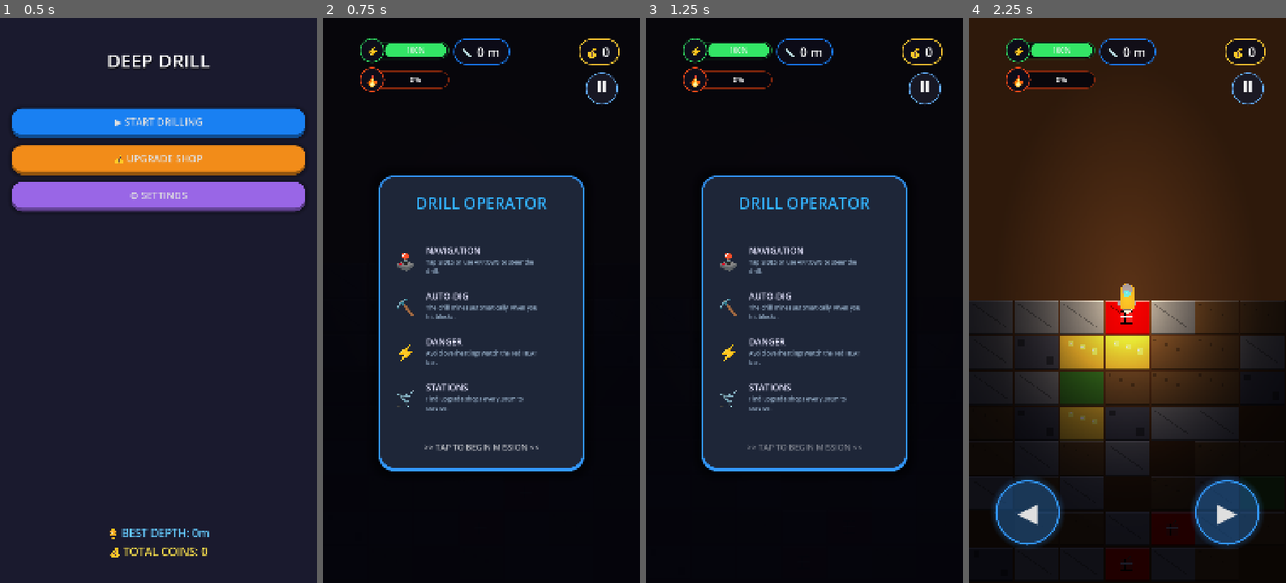
Above: before the commit, frames 1-4 (left to right).
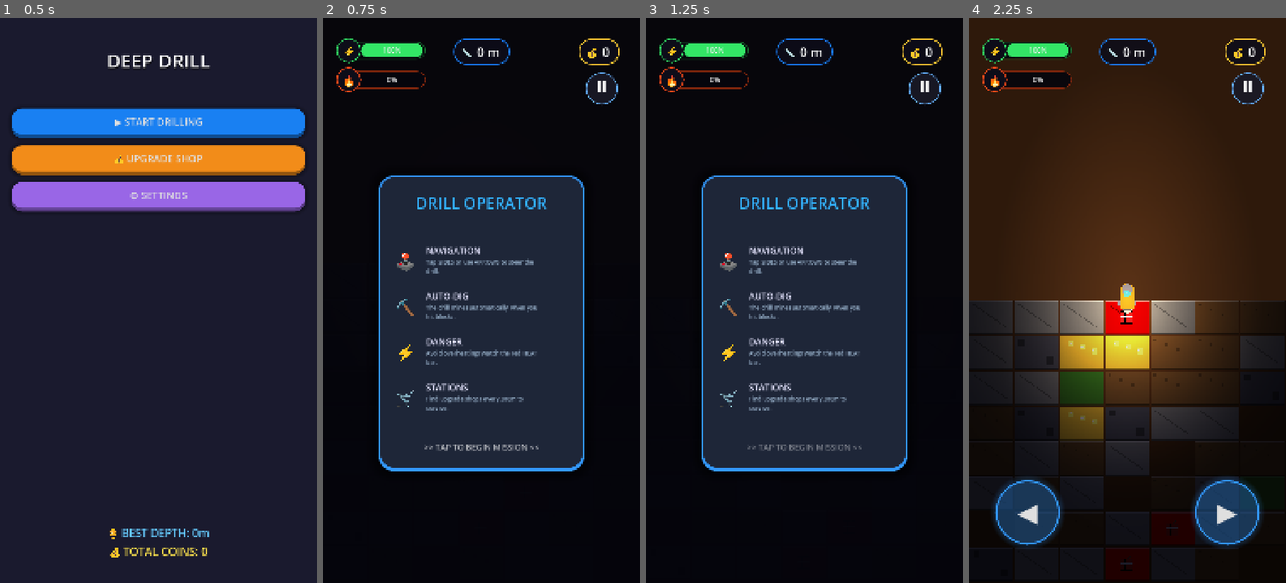
Above: after the commit, the same moments.

Repository: paolo1234/DeepDrill
Game: Godot game, scene res://scenes/main_menu.tscn
Two runs of this game, one before a commit and one after it. Both use one fixed random seed, a clock stepped at 60 frames per second and the inputs below. Sound files missing from this copy of the repository are replaced by a short silence.
Inputs:
- Up to frame 1 (0.5 s): no input
- Up to frame 2 (0.75 s): click "▶ START DRILLING" at 0.5 s
- Up to frame 3 (1.25 s): no input
- Up to frame 4 (2.25 s): click "⏸" at 1.25 s; click "RESUME MISSION" at 2 s

Frame 1 is identical in both runs. In frame 2, 1.0% of the frame differs, in the area x 4-40%, y 3-14%; in frame 3, 1.0%; in frame 4, 1.6%.

Commit message:
Fix HUD centering and bar update paths

Diff:
--- a/scripts/hud.gd
+++ b/scripts/hud.gd
@@ -4,6 +4,9 @@
 var pause_menu: Control = null
 var touch_controls: Control = null
 var consumables_vbox: VBoxContainer = null
+var safe_area: Control = null
+var heat_bar: ProgressBar = null
+var dura_bar: ProgressBar = null
 
 func set_touch_visible(p_visible: bool):
 	if touch_controls: touch_controls.visible = p_visible
@@ -18,6 +21,19 @@
 
 	for child in get_children():
 		child.queue_free()
+
+	# Create a centered safe area for all UI
+	safe_area = Control.new()
+	safe_area.name = "SafeContainer"
+	safe_area.set_anchors_preset(Control.PRESET_CENTER_TOP)
+	safe_area.anchor_bottom = 1.0
+	safe_area.offset_left = -540
+	safe_area.offset_right = 540
+	safe_area.offset_top = 0
+	safe_area.offset_bottom = 0
+	safe_area.grow_horizontal = Control.GROW_DIRECTION_BOTH
+	safe_area.grow_vertical = Control.GROW_DIRECTION_BOTH
+	add_child(safe_area)
 
 	gs = get_node("/root/GameState")
 	if gs:
@@ -39,19 +55,19 @@
 func _setup_hud():
 	# 1. DEPTH PILL (TOP CENTER)
 	var depth_pill = _create_pill("DepthPill", Vector2(540, 80), Color(0.1, 0.5, 1.0), "📏", "0 m")
-	add_child(depth_pill)
+	safe_area.add_child(depth_pill)
 	# Force center align using pivot
 	depth_pill.position = Vector2(540 - depth_pill.size.x / 2, 70)
 
 	# 2. COINS PILL (TOP RIGHT)
 	var coin_pill = _create_pill("CoinPill", Vector2(1010, 80), Color(1.0, 0.8, 0.2), "💰", "0")
-	add_child(coin_pill)
+	safe_area.add_child(coin_pill)
 	# Align to right edge with 70px margin
 	coin_pill.position = Vector2(1010 - coin_pill.size.x, 70)
 
 	# 3. STATUS BARS (TOP LEFT)
-	_create_status_bar("DuraBar", Vector2(150, 80), Color(0.2, 0.9, 0.4), "⚡")
-	_create_status_bar("HeatBar", Vector2(150, 180), Color(1.0, 0.3, 0.1), "🔥")
+	dura_bar = _create_status_bar("DuraBar", Vector2(70, 80), Color(0.2, 0.9, 0.4), "⚡")
+	heat_bar = _create_status_bar("HeatBar", Vector2(70, 180), Color(1.0, 0.3, 0.1), "🔥")
 
 	# 4. PAUSE BUTTON (TOP RIGHT)
 	_create_premium_pause_btn(Vector2(950, 240))
@@ -63,7 +79,7 @@
 	consumables_vbox = VBoxContainer.new()
 	consumables_vbox.position = Vector2(910, 400) # Below pause button
 	consumables_vbox.add_theme_constant_override("separation", 25)
-	add_child(consumables_vbox)
+	safe_area.add_child(consumables_vbox)
 	_refresh_consumables()
 
 func _refresh_consumables():
@@ -153,7 +169,7 @@
 	var container = Control.new()
 	container.name = bar_name
 	container.position = pos
-	add_child(container)
+	safe_area.add_child(container)
 
 	# The background track for the bar
 	var bg = Panel.new()
@@ -202,8 +218,10 @@
 	il.size = Vector2(84, 84)
 	circle.add_child(il)
 
+	return bar
+
 func _create_touch_controls():
-	touch_controls = Control.new(); touch_controls.name = "TouchControls"; add_child(touch_controls)
+	touch_controls = Control.new(); touch_controls.name = "TouchControls"; safe_area.add_child(touch_controls)
 
 	var left = _create_pop_control_btn("◀", Vector2(200, 1680), Color(0.2, 0.6, 1.0))
 	left.button_down.connect(func(): Input.action_press("ui_left"))
@@ -226,7 +244,7 @@
 func _create_premium_pause_btn(pos: Vector2):
 	var btn = Button.new(); btn.position = pos - Vector2(55, 55); btn.custom_minimum_size = Vector2(110, 110)
 	var s = StyleBoxFlat.new(); s.bg_color = Color(0.1, 0.1, 0.15, 0.9); s.set_corner_radius_all(55); s.border_width_left = 4; s.border_width_top = 4; s.border_width_right = 4; s.border_width_bottom = 4; s.border_color = Color(0.4, 0.7, 1.0)
-	btn.add_theme_stylebox_override("normal", s); btn.pressed.connect(_toggle_pause); add_child(btn)
+	btn.add_theme_stylebox_override("normal", s); btn.pressed.connect(_toggle_pause); safe_area.add_child(btn)
 	var ic = Label.new(); ic.text = "⏸"; ic.add_theme_font_size_override("font_size", 60); ic.horizontal_alignment = HORIZONTAL_ALIGNMENT_CENTER; ic.vertical_alignment = VERTICAL_ALIGNMENT_CENTER; ic.size = Vector2(110, 110); btn.add_child(ic)
 
 func _toggle_pause():
@@ -280,13 +298,15 @@
 	get_tree().change_scene_to_file("res://scenes/main_menu.tscn")
 
 func spawn_bright_text(pos: Vector2, txt: String, color: Color):
-	var lbl = Label.new(); lbl.text = txt; lbl.add_theme_font_size_override("font_size", 42); lbl.add_theme_color_override("font_color", color); lbl.add_theme_color_override("font_outline_color", Color.BLACK); lbl.add_theme_constant_override("outline_size", 10); add_child(lbl)
-	lbl.global_position = pos; var tw = create_tween().set_parallel(true); tw.tween_property(lbl, "global_position:y", pos.y - 180, 1.5).set_trans(Tween.TRANS_BACK).set_ease(Tween.EASE_OUT); tw.tween_property(lbl, "modulate:a", 0.0, 1.5); tw.chain().tween_callback(lbl.queue_free)
+	var lbl = Label.new(); lbl.text = txt; lbl.add_theme_font_size_override("font_size", 42); lbl.add_theme_color_override("font_color", color); lbl.add_theme_color_override("font_outline_color", Color.BLACK); lbl.add_theme_constant_override("outline_size", 10); safe_area.add_child(lbl)
+	lbl.position = pos; var tw = create_tween().set_parallel(true); tw.tween_property(lbl, "position:y", pos.y - 180, 1.5).set_trans(Tween.TRANS_BACK).set_ease(Tween.EASE_OUT); tw.tween_property(lbl, "modulate:a", 0.0, 1.5); tw.chain().tween_callback(lbl.queue_free)
 
 func _on_heat_changed(val, max_val):
-	var b = get_node_or_null("HeatBar/Bar"); if b: b.value = (val / max_val) * 100
+	if heat_bar:
+		heat_bar.value = (float(val) / float(max_val)) * 100.0
 func _on_durability_changed(val, max_val):
-	var b = get_node_or_null("DuraBar/Bar"); if b: b.value = (val / max_val) * 100
+	if dura_bar:
+		dura_bar.value = (float(val) / float(max_val)) * 100.0
 func _on_coins_changed(val):
 	var pill = find_child("CoinPill", true, false)
 	if pill:
Not shown, changed: export_presets.cfg
